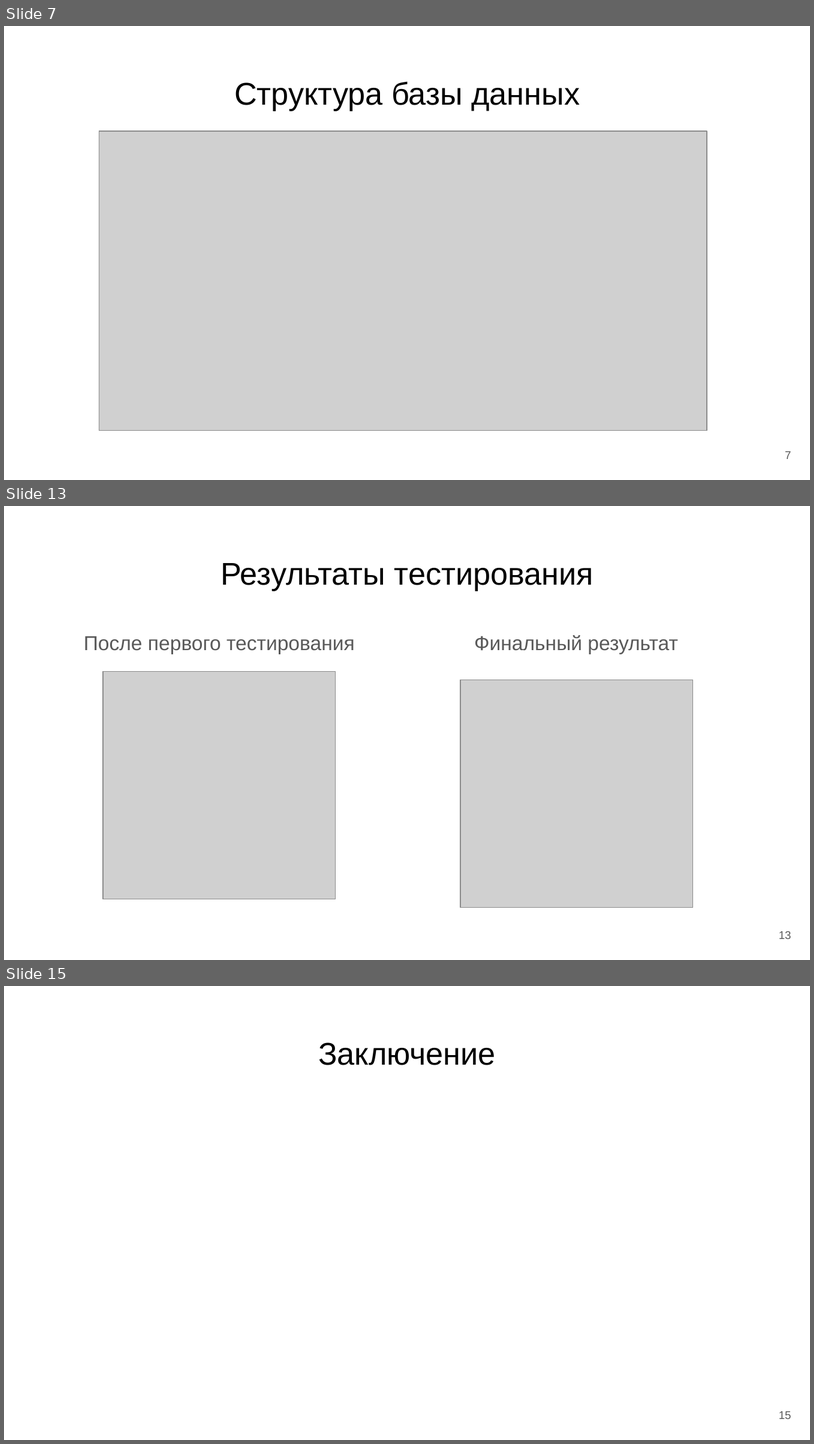
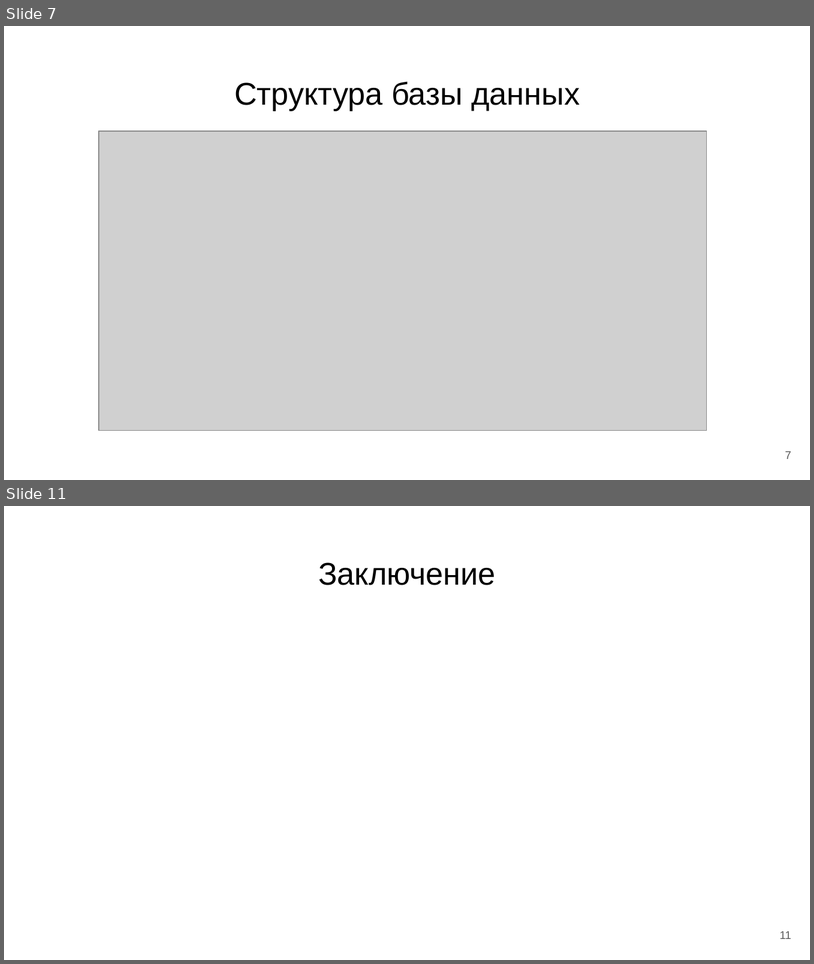
Before and after one commit to ussur/s-mart, a slide deck: s-smart.pptx. Shown one above the other, each under a label of ours: slides 7, 13 and 15 before the commit, slides 7 and 11 after it; the slides between them are not shown. The pictures are 814x1444 and 814x964 pixels, drawn with LibreOffice and Linux fonts; fonts in the diff are those of the drawing; grey boxes stand for pictures. Boxes give left, top, right and bottom in pixels: in the first picture for what was removed or moved away, otherwise in the second. Text is boxed around its words. In the diff, an @@ line names an element or a change of style, - is before the commit and + after.

```diff
--- a/s-smart.pptx
+++ b/s-smart.pptx
@@ slide 13 removed at [4,506,810,960], background #FFFFFF @@
@@ title removed at [221,563,594,591] @@
-Результаты тестирования
@@ text removed at [84,636,355,654] @@
-После первого тестирования
@@ text removed at [474,635,678,654] @@
-Финальный результат
@@ picture removed at [103,672,336,899] @@
@@ picture removed at [461,679,693,907] @@
@@ page number removed at [779,931,792,939] @@
-13
@@ what was slide 15 is now slide 11 @@
@@ page number at [780,931,791,939]: text changed @@
-15
+11
```
Also in this commit, not shown: 4 slides changed, 3 other slides removed, 2 other files.
